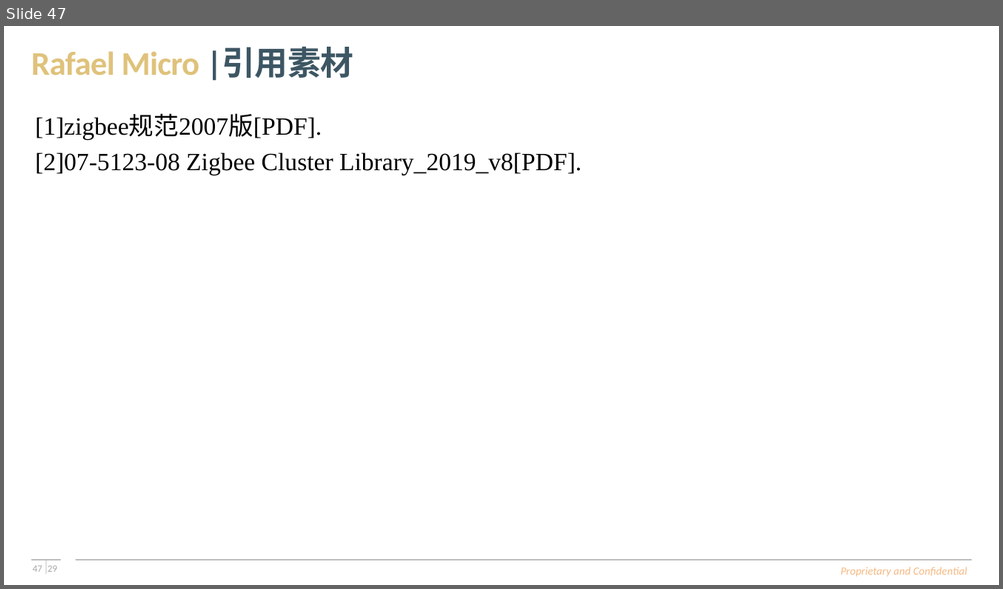
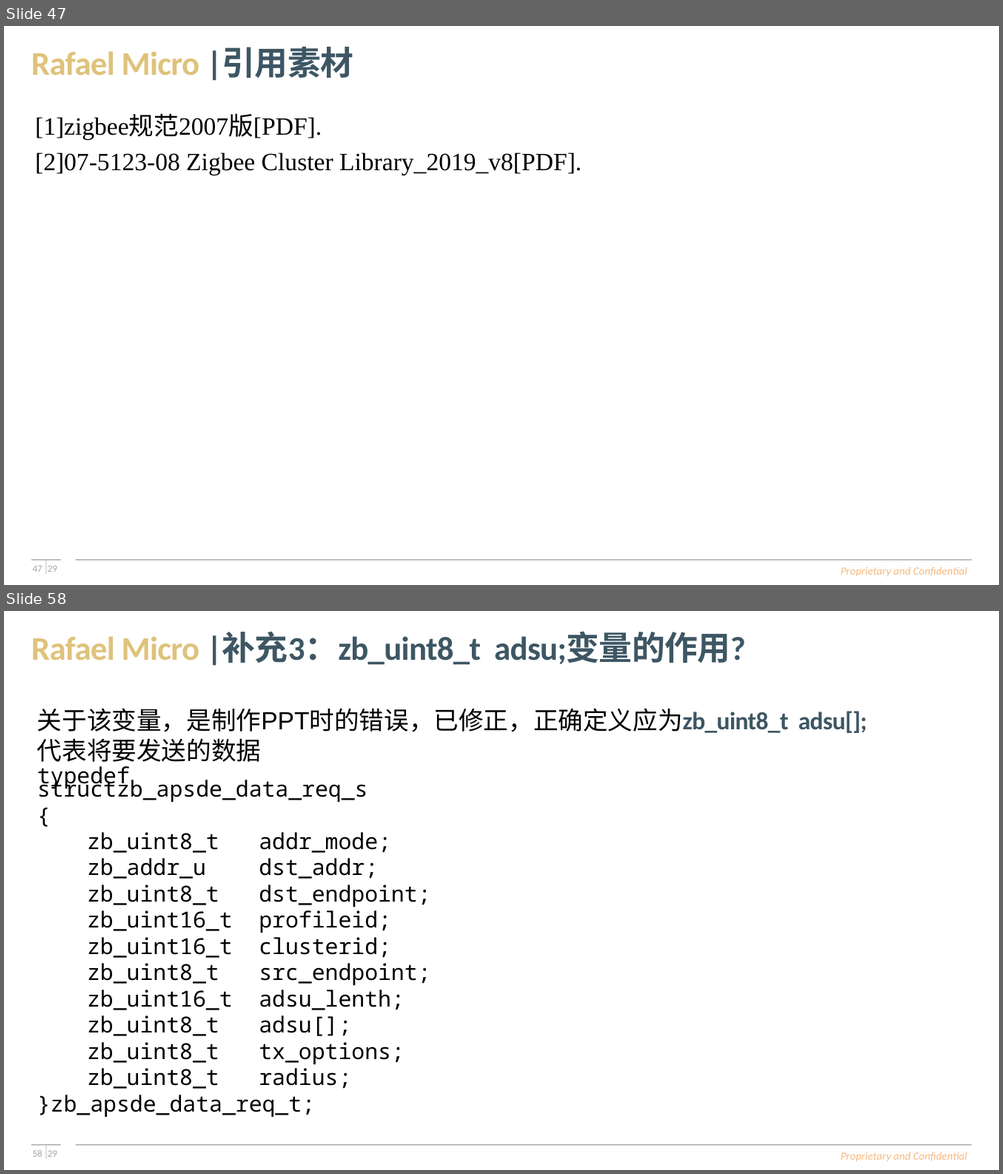
Before and after one commit to SimonLee584/rt58x_alpha_training_maindev, a slide deck: Meeting_Doc/Part-III_Zigbee_Spec/Zigbee学习报告(许浩彬).pptx. Shown one above the other, each under a label of ours: slide 47 before the commit, slides 47 and 58 after it; the slides between them are not shown. The pictures are 1003x589 and 1003x1174 pixels, drawn with LibreOffice and Linux fonts; fonts in the diff are those of the drawing; background and template pictures are left out. Boxes give left, top, right and bottom in pixels: in the first picture for what was removed or moved away, otherwise in the second. Text is boxed around its words. In the diff, an @@ line names an element or a change of style, - is before the commit and + after.

```diff
--- a/Meeting_Doc/Part-III_Zigbee_Spec/Zigbee学习报告(许浩彬).pptx
+++ b/Meeting_Doc/Part-III_Zigbee_Spec/Zigbee学习报告(许浩彬).pptx
@@ slide 58 added at [4,611,999,1170], background #FFFFFF; not listed: 8 template elements that a slide beside it also shows @@
@@ text added at [31,632,745,666], 24 pt, text #3D5663, bold @@
+Rafael Micro |补充3：zb_uint8_t adsu;变量的作用?
@@ text added at [37,708,867,762], 18 pt, text #000000 @@
+关于该变量，是制作PPT时的错误，已修正，正确定义应为zb_uint8_t adsu[];
+代表将要发送的数据
@@ text added at [37,766,430,1118], 16 pt, text #000000 @@
+typedef structzb_apsde_data_req_s
+{
+zb_uint8_t addr_mode;
+zb_addr_u dst_addr;
+zb_uint8_t dst_endpoint;
+zb_uint16_t profileid;
+zb_uint16_t clusterid;
+zb_uint8_t src_endpoint;
+zb_uint16_t adsu_lenth;
+zb_uint8_t adsu[];
+zb_uint8_t tx_options;
+zb_uint8_t radius;
+}zb_apsde_data_req_t;
```
Also in this commit, not shown: 3 slides changed, 11 other slides added.
